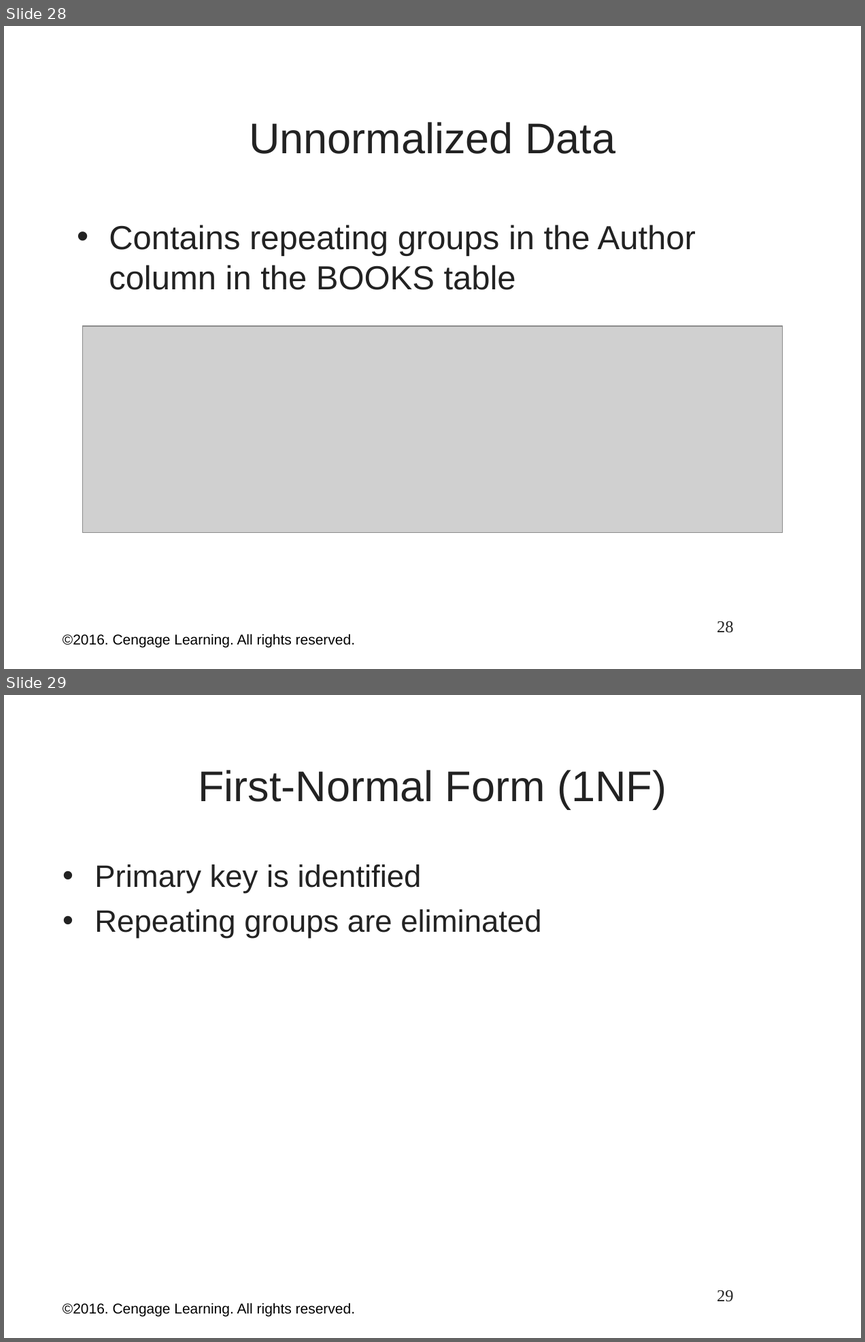
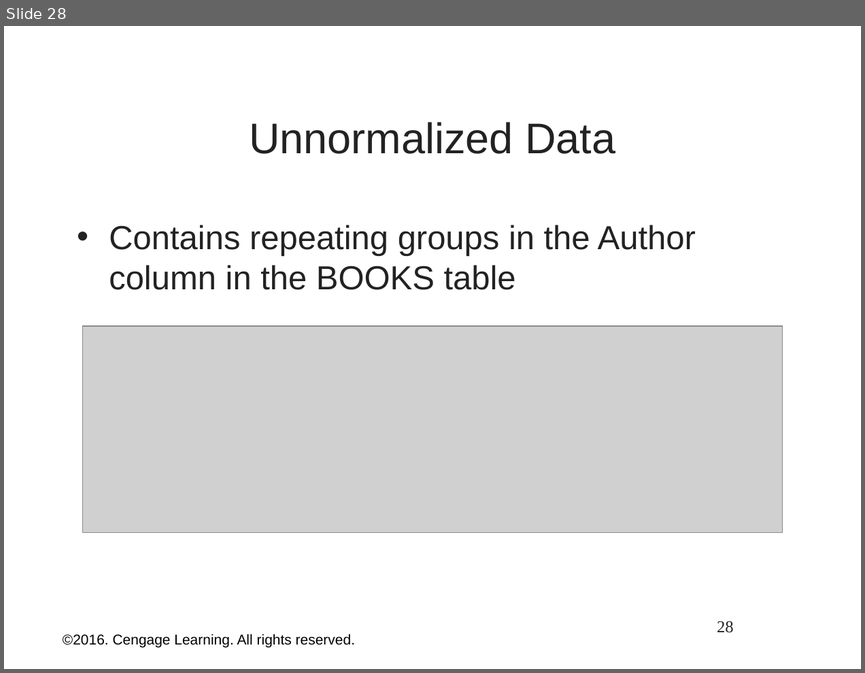
Before and after one commit to nick-cd/dbs201, a slide deck: Notes/1.0 Fundemental of Datases.ppt. Shown one above the other, each under a label of ours: slides 28 and 29 before the commit, slide 28 after it. The pictures are 865x1342 and 865x673 pixels, drawn with LibreOffice and Linux fonts; fonts in the diff are those of the drawing; grey boxes stand for pictures; background and template pictures are left out. Boxes give left, top, right and bottom in pixels: in the first picture for what was removed or moved away, otherwise in the second. Text is boxed around its words. In the diff, an @@ line names an element or a change of style, - is before the commit and + after.

```diff
--- a/Notes/1.0 Fundemental of Datases.ppt
+++ b/Notes/1.0 Fundemental of Datases.ppt
@@ slide 29 removed at [4, 695, 861, 1338], background picture (left out) @@
@@ title removed at [198, 770, 666, 809] @@
-First-Normal Form (1NF)
@@ text removed at [94, 864, 541, 938] @@
-• Primary key is identified
-• Repeating groups are eliminated
@@ text removed at [62, 1302, 355, 1316] @@
-©2016. Cengage Learning. All rights reserved.
@@ page number removed at [717, 1289, 734, 1302] @@
-29
```
Also in this commit, not shown: 1 slide changed, 15 other slides removed, 7 other files.
